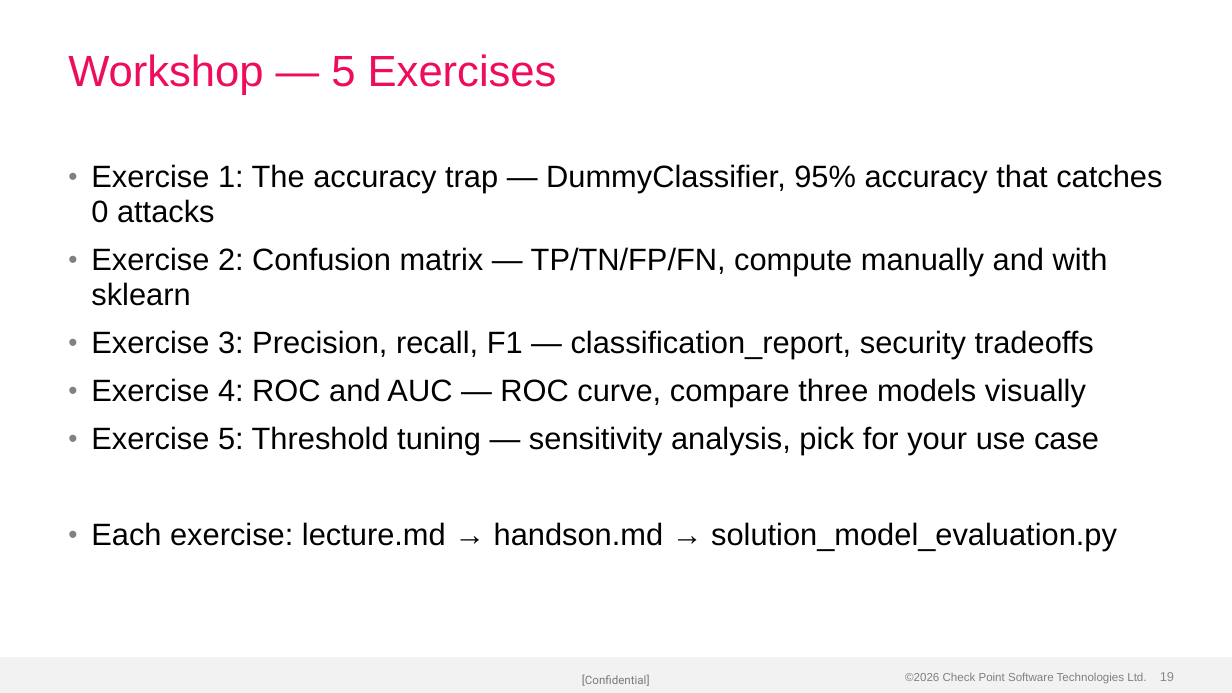
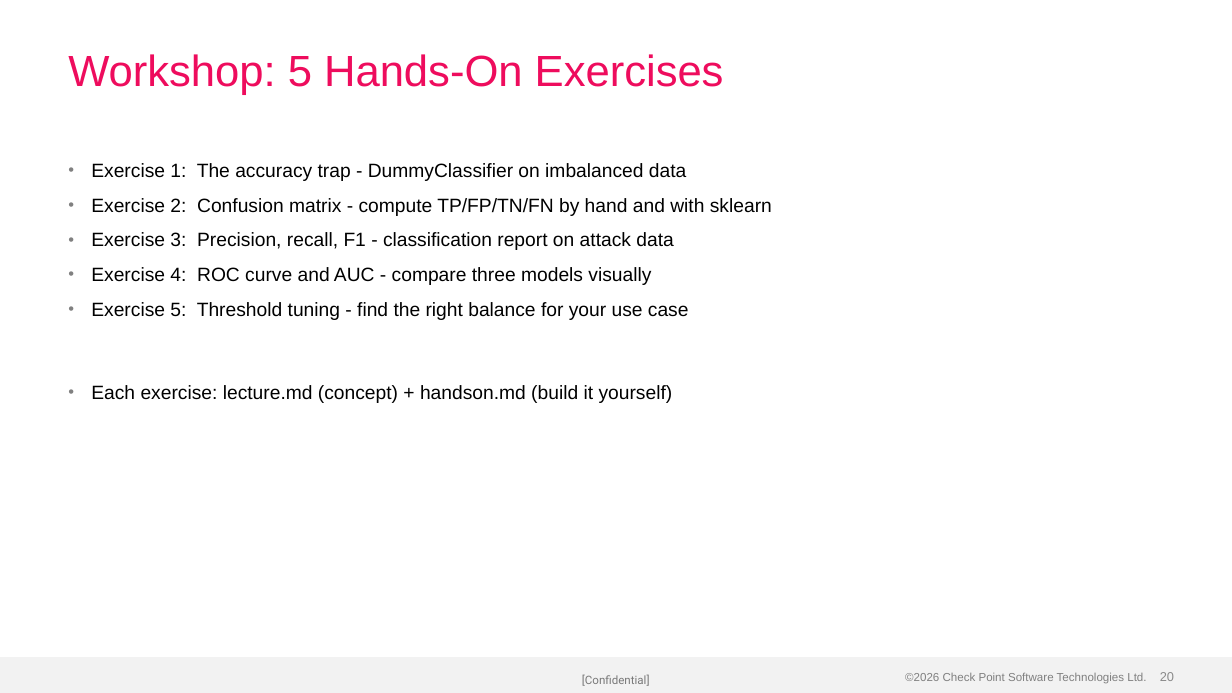
Before and after one commit to alshawwaf/ai-basic-training, a slide deck: slide 20 of stage1_classic_ml/05_model_evaluation/Lecture-5-Model-Evaluation.pptx (slide 19 before the commit). Drawn at 1232x693 pixels with LibreOffice and Linux fonts; fonts in the diff are those of the drawing; background and template pictures are left out. Boxes give left, top, right and bottom in pixels: in the first picture for what was removed or moved away, otherwise in the second. Text is boxed around its words. In the diff, an @@ line names an element or a change of style, - is before the commit and + after.

Commit message:
Rebuild Stage 1 lectures 2-5 with professional structure and visuals
Each lecture reorganised with 5 focused sections (down from 5-6
fragmented dividers), consistent colour palette, professional
matplotlib-generated images, and varied template layouts. Tighter
content with one idea per slide and clear narrative flow.

- Lecture 2 (21 slides): regression equation, scatter plots, metrics cards, anomaly baseline
- Lecture 3 (20 slides): sigmoid curve, URL features, coefficients, threshold tuning
- Lecture 4 (20 slides): tree flowchart, Gini pies, attack signatures, overfitting chart
- Lecture 5 (22 slides): accuracy trap, confusion matrix, metric cards, ROC curve, PR tradeoff

```diff
--- a/stage1_classic_ml/05_model_evaluation/Lecture-5-Model-Evaluation.pptx
+++ b/stage1_classic_ml/05_model_evaluation/Lecture-5-Model-Evaluation.pptx
@@ title at (x1=68, y1=54, x2=724, y2=95): text changed @@
-Workshop — 5 Exercises
+Workshop: 5 Hands-On Exercises
@@ text at (x1=91, y1=163, x2=772, y2=403): text changed; size 24 to 15 pt @@
-• Exercise 1: The accuracy trap — DummyClassifier, 95% accuracy that catches 0 attacks
-• Exercise 2: Confusion matrix — TP/TN/FP/FN, compute manually and with sklearn
-• Exercise 3: Precision, recall, F1 — classification_report, security tradeoffs
-• Exercise 4: ROC and AUC — ROC curve, compare three models visually
-• Exercise 5: Threshold tuning — sensitivity analysis, pick for your use case
-• Each exercise: lecture.md → handson.md → solution_model_evaluation.py
+• Exercise 1: The accuracy trap - DummyClassifier on imbalanced data
+• Exercise 2: Confusion matrix - compute TP/FP/TN/FN by hand and with sklearn
+• Exercise 3: Precision, recall, F1 - classification report on attack data
+• Exercise 4: ROC curve and AUC - compare three models visually
+• Exercise 5: Threshold tuning - find the right balance for your use case
+• Each exercise: lecture.md (concept) + handson.md (build it yourself)
@@ page number at (x1=1160, y1=672, x2=1174, y2=681): text changed @@
-19
+20
```
Also in this commit, not shown: 15 other slides changed, 6 slides added, 5 slides removed, 3 other files.
